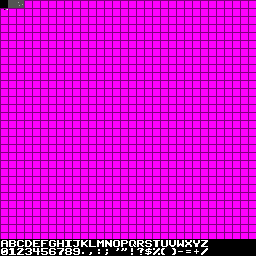
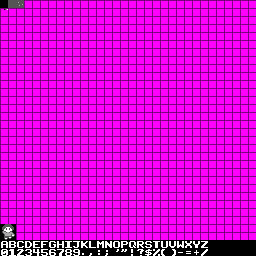
Comparing the layer stacks of the two w=256, h=256 images. Changes:
painted on "Background" over <box>0,224,256,256</box>
